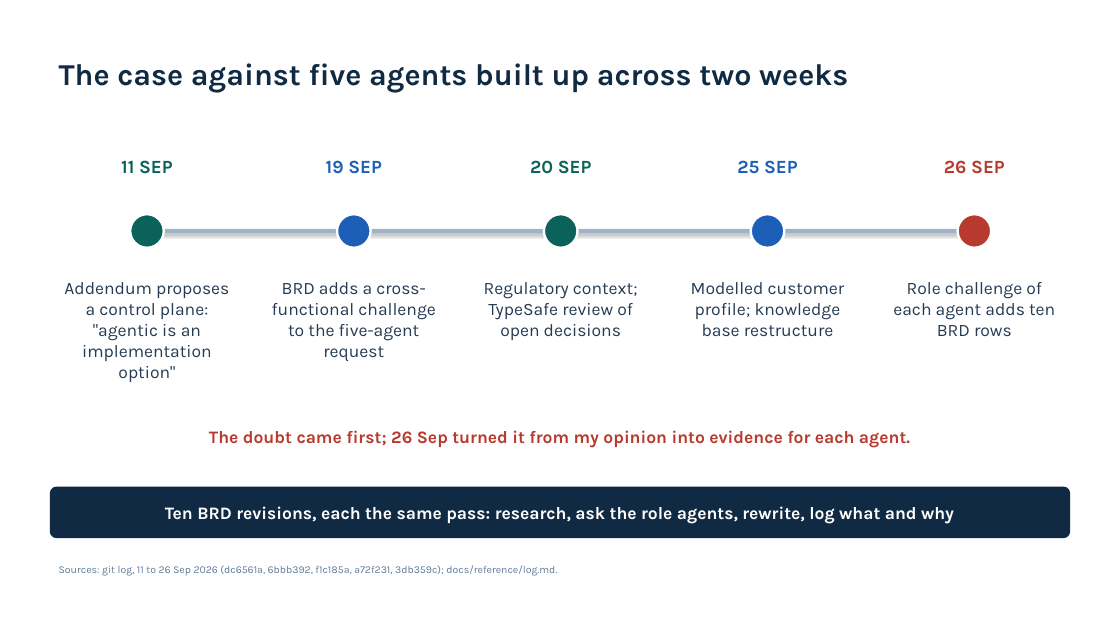
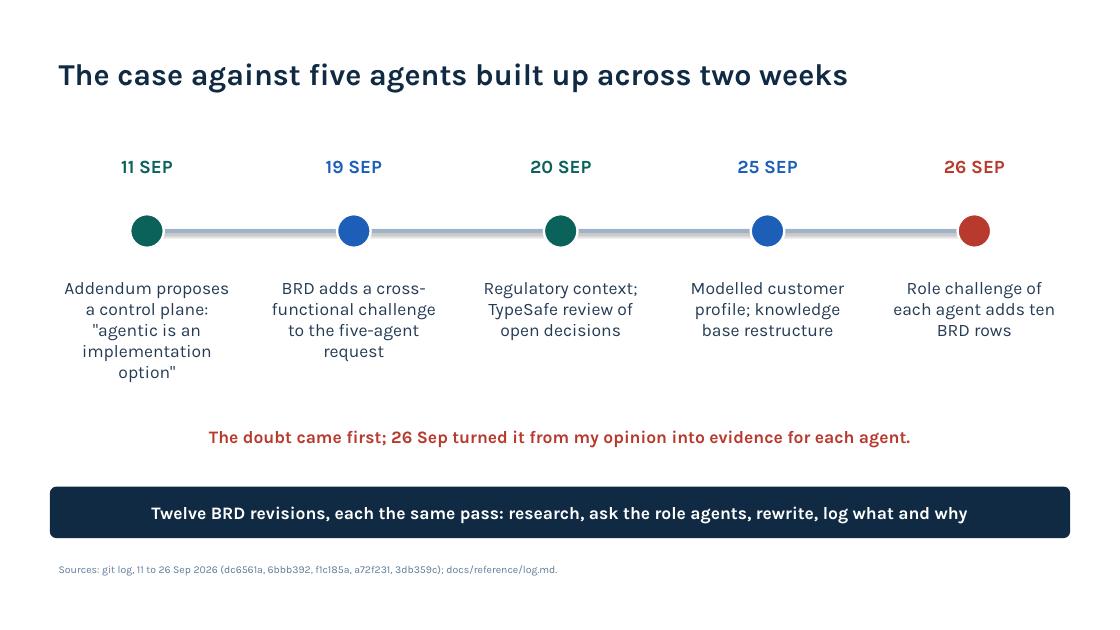
Before and after one commit to jmservera/ama, a slide deck: slide 6 of .copilot-tracking/ppt/2026-09-26/ama-mentor-progress-review/slide-deck/ama-mentor-progress-review.pptx. Drawn at 1120x630 pixels with LibreOffice and Linux fonts; fonts in the diff are those of the drawing. Boxes give left, top, right and bottom in pixels: in the first picture for what was removed or moved away, otherwise in the second. Text is boxed around its words. In the diff, an @@ line names an element or a change of style, - is before the commit and + after.

Commit message:
Update AMA mentor progress review deck and supporting documentation
- Revised primary research document to clarify presentation length and content sources.
- Added new storytelling review iteration document for the AMA mentor progress review deck, detailing audience assessment, iteration verdicts, and prioritized changes.
- Updated the slide deck (PPTX) for the AMA mentor progress review, increasing slide count to 14 and ensuring all slides pass validation checks.
- Generated and updated validation reports for the slide deck, confirming quality and geometry for all slides.
- Added new validation results for the additional slide, ensuring comprehensive coverage in the validation reports.
- Updated README and log files to reflect the new presentation and its details, including the removal of the previous proposal deck and the addition of the new mentor progress review deck.
- Documented the review process and changes made in the project log, including the rationale for updates and corrections.

```diff
--- a/.copilot-tracking/ppt/2026-09-26/ama-mentor-progress-review/slide-deck/ama-mentor-progress-review.pptx
+++ b/.copilot-tracking/ppt/2026-09-26/ama-mentor-progress-review/slide-deck/ama-mentor-progress-review.pptx
@@ text in rounded rectangle at [151, 506, 968, 524]: text changed @@
-Ten BRD revisions, each the same pass: research, ask the role agents, rewrite, log what and why
+Twelve BRD revisions, each the same pass: research, ask the role agents, rewrite, log what and why
```
Also in this commit, not shown: 6 other slides changed, 1 slide added, 35 other files.
